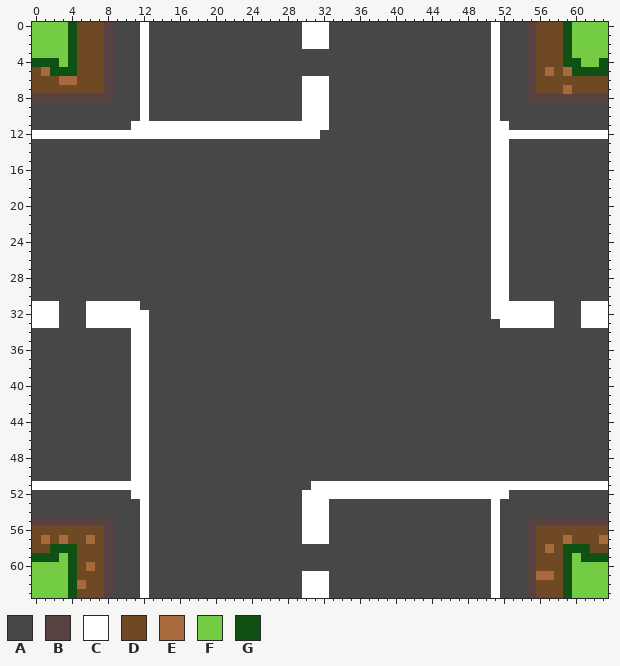
Pixel-art sprite, stored at src/main/resources/org/itdhbw/futurewars/tiles/Street/textures/CrossingSimple.png. The picture above is the old version.
The file is 128x128 pixels, drawn in blocks of 2x2; one block is one cell here. Colours within 5 levels of each other are drawn and written as one.
Palette (. is transparent): A #474747  B #584241  C #ffffff  D #6e4924  E #a66a3d  F #73cc44  G #0f5112
Once edited:
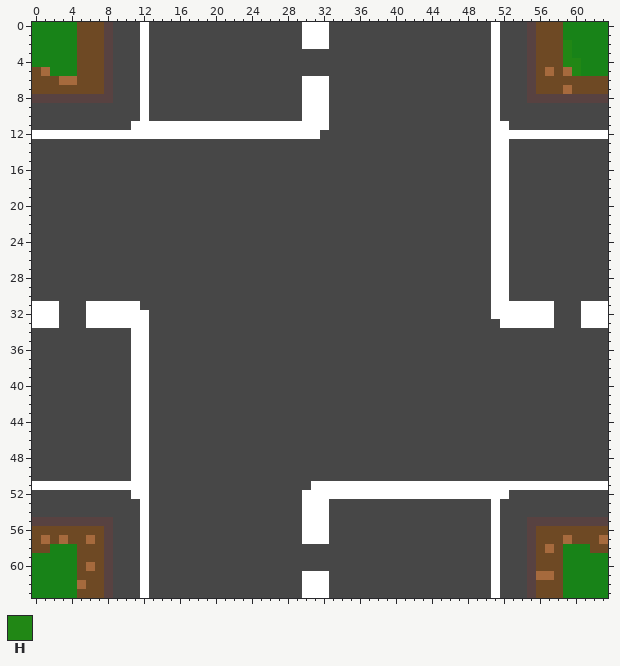
Colours new in this view: H #218715
Changes in this commit:
Colour F changes from #73cc44 to #188318.
The edit turns colour G into colour F in rows 0 to 1 at x 4 and 59; in rows 2 to 3 at x 4; in row 4 at x 0 to 2, 4 and 63; in row 5 at x 2 to 4 and 61 to 63; in row 58 at x 2 to 4 and 59 to 61; in row 59 at x 0 to 2, 4, 59 and 61 to 63.
The edit turns colour G into colour F in rows 60 to 63 at x 4 and 59.
The edit turns colour G into colour H in rows 2 to 3 at x 59; in row 4 at x 59 to 60; in row 5 at x 60.
Boxes around the changes in both pictures, in picture pixels (x1, y1, x2, y2):
changed: (32, 22, 77, 76)
changed: (563, 22, 608, 76)
changed: (32, 544, 77, 598)
changed: (563, 544, 608, 598)
